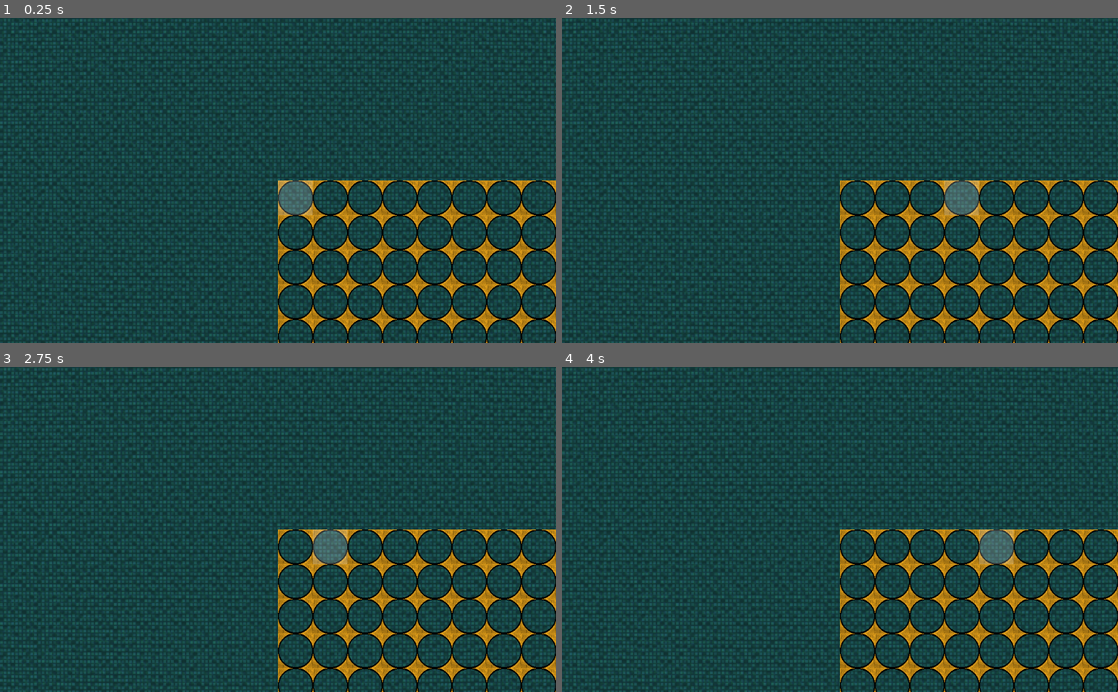
Above: before the commit, frames 1-4 (two rows, left to right).
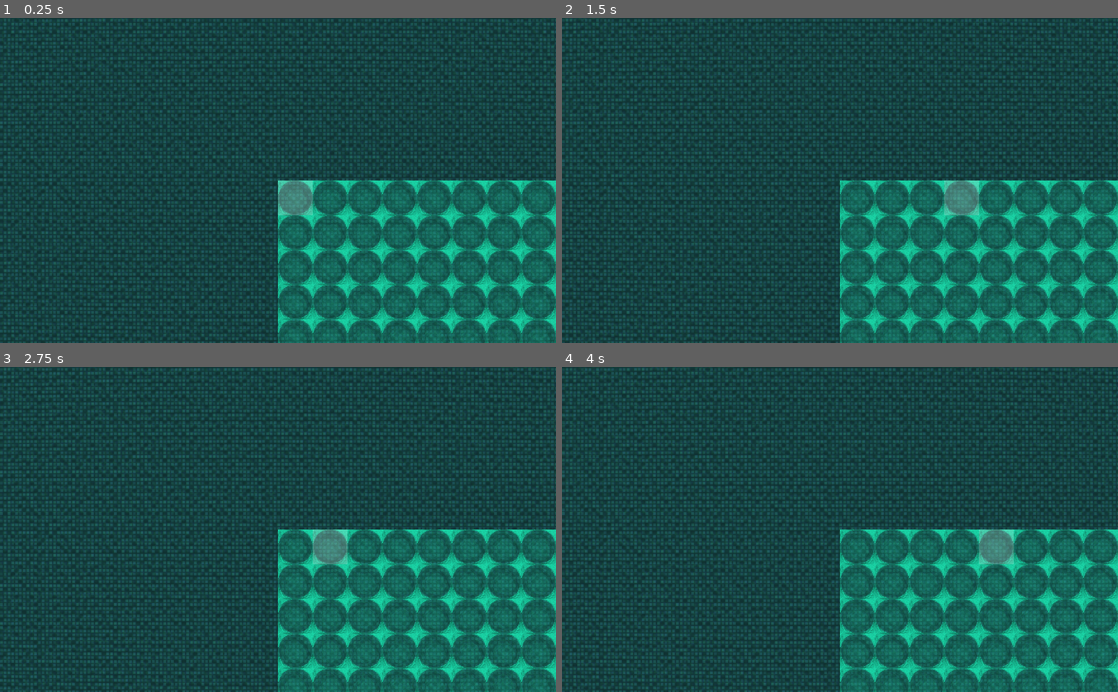
Above: after the commit, the same moments.

Repository: kybek/disconnect
Game: Godot game, scene res://src/world.tscn
Two runs of this game, one before a commit and one after it. Both use one fixed random seed, a clock stepped at 60 frames per second and the inputs below. This scene is started directly instead of the project's main scene. The engine's default icon, where the game draws it, is replaced by a stand-in: a white triangle on a blue panel in a dark square.
Inputs (mouse positions are in pixels of both pictures, inside the frame that each line leads up to):
- Up to frame 1 (0.25 s): no input
- Up to frame 2 (1.5 s): tap Enter at 0.5 s; move the mouse to (962, 164) at 0.52 s; right-click (962, 164) at 0.6 s; click (962, 164) at 0.67 s; tap Space (ui_select) at 0.77, 1.25 s; move the mouse to (728, 196) at 1.27 s; right-click (728, 196) at 1.35 s; click (728, 196) at 1.42 s
- Up to frame 3 (2.75 s): tap Space (ui_select) at 1.52 s; tap Enter at 2 s; move the mouse to (333, 458) at 2.02 s; right-click (333, 458) at 2.1 s; click (333, 458) at 2.17 s
- Up to frame 4 (4 s): tap Space (ui_select) at 2.75, 3.02, 3.77 s; move the mouse to (812, 594) at 2.77 s; right-click (812, 594) at 2.85 s; click (812, 594) at 2.92 s; tap Enter at 3.5 s; move the mouse to (1006, 578) at 3.52 s; right-click (1006, 578) at 3.6 s; click (1006, 578) at 3.67 s

The runs differ from the first frame. In frame 1, 20% of the frame differs, in the area x 50-100%, y 50-100%; in frame 2, 20%; in frame 3, 20%; in frame 4, 20%.
Error in both runs: Trying to assign value of type 'HBoxContainer' to a variable of type 'Label'. (res://src/score.gd:95)

Commit message:
Change board texture, change piece fall animation

Diff:
--- a/src/board.gd
+++ b/src/board.gd
@@ -78,17 +78,17 @@
 
 	stone.get_node("by_who").text = by_who
 	stone.get_node("id").text = str(id)
-	stone.position = Vector2(col * 64 + 32, 0.0);
+	stone.position = Vector2(col * 64 + 32, -64.0);
 	stone.get_node("sprite").modulate = color
 	stone.show_behind_parent = true
 	stone.get_node("tween").interpolate_property(
 		stone,
 		"position",
-		Vector2(col * 64.0 + 32.0, 0.0),
+		Vector2(col * 64.0 + 32.0, -64.0),
 		Vector2(col * 64 + 32, row * 64 + 32),
-		0.3,
-		Tween.TRANS_LINEAR,
-		Tween.EASE_IN_OUT
+		0.75,
+		Tween.TRANS_CUBIC,
+		Tween.EASE_OUT
 	)
 
 	add_child(stone)
--- a/src/world.tscn
+++ b/src/world.tscn
@@ -1,9 +1,9 @@
-[gd_scene load_steps=11 format=2]
+[gd_scene load_steps=13 format=2]
 
 [ext_resource path="res://src/crt_scrolling.shader" type="Shader" id=1]
 [ext_resource path="res://icon.png" type="Texture" id=2]
 [ext_resource path="res://src/board.tscn" type="PackedScene" id=3]
-[ext_resource path="res://assets/board_tile_2.png" type="Texture" id=4]
+[ext_resource path="res://assets/board_tile_3.png" type="Texture" id=4]
 [ext_resource path="res://src/highlight.shader" type="Shader" id=5]
 [ext_resource path="res://src/score.gd" type="Script" id=6]
 [ext_resource path="res://assets/tile/tile_aqua.png" type="Texture" id=7]
@@ -19,6 +19,30 @@
 shader_param/scan_line_count = 50.0
 shader_param/scrolling = true
 shader_param/scroll_speed = 50.0
+
+[sub_resource type="Shader" id=4]
+code = "shader_type canvas_item;
+
+void fragment() {
+	bool flag = true;
+	for (float i = 0.0; flag && i < 9.0; i++) {
+		for (float j = 0.0; flag && j < 16.0; j++) {
+			float dist = sqrt(pow(abs(UV.x - (j + 0.5)), 2) + pow(abs(UV.y - (i + 0.5)), 2));
+			if (dist <= 0.5) {
+				vec4 color = texture(TEXTURE, UV);
+				COLOR = vec4(color.x, color.y, color.z, 0.3);
+				flag = false;
+			}
+		}
+	}
+
+	if (flag) {
+		COLOR = texture(TEXTURE, UV);
+	}
+}"
+
+[sub_resource type="ShaderMaterial" id=5]
+shader = SubResource( 4 )
 
 [sub_resource type="ShaderMaterial" id=3]
 shader = ExtResource( 5 )
@@ -38,6 +62,7 @@
 [node name="board" parent="." instance=ExtResource( 3 )]
 
 [node name="background" type="TextureRect" parent="."]
+material = SubResource( 5 )
 margin_right = 1024.0
 margin_bottom = 600.0
 texture = ExtResource( 4 )
Binary file added: assets/board_tile_3.png
Not shown, added: assets/board_tile_3.png.import
